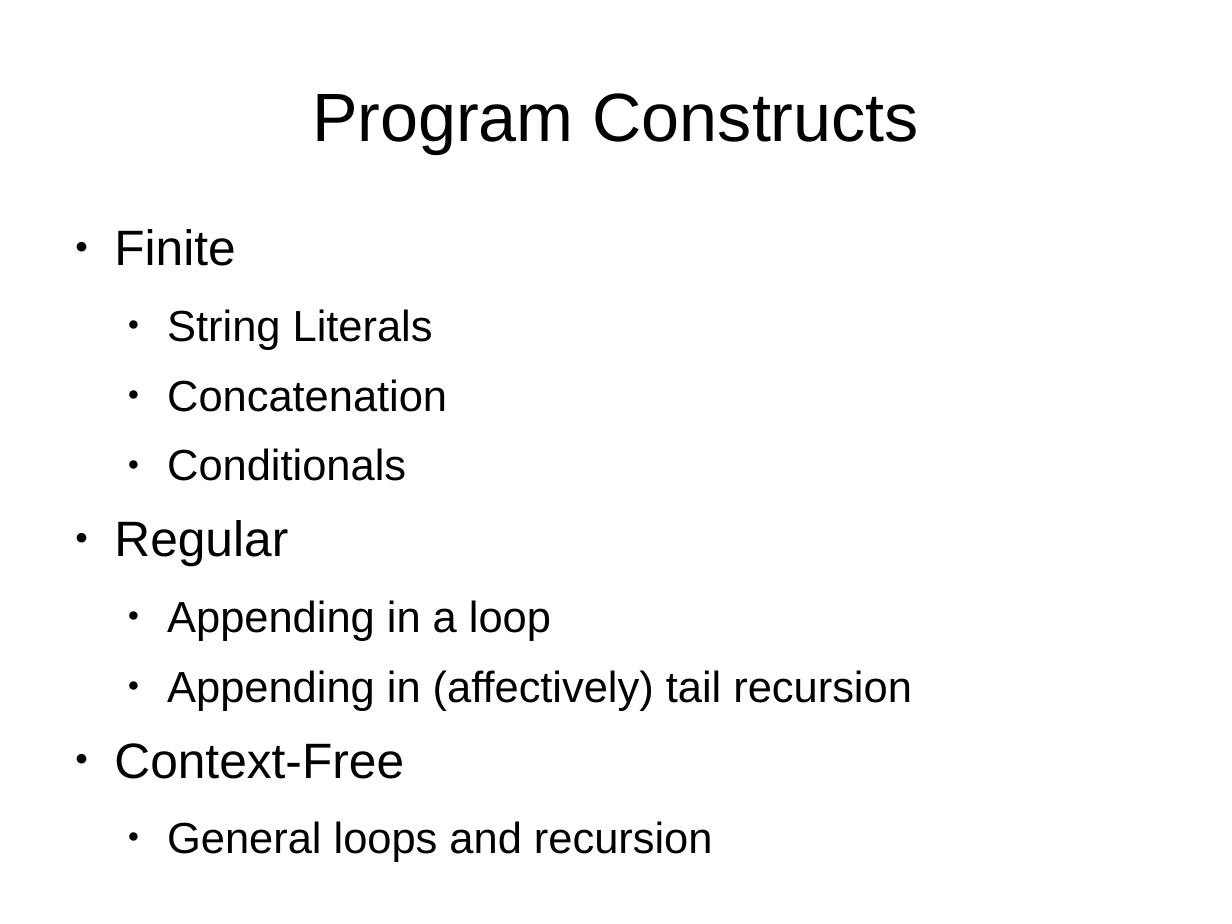
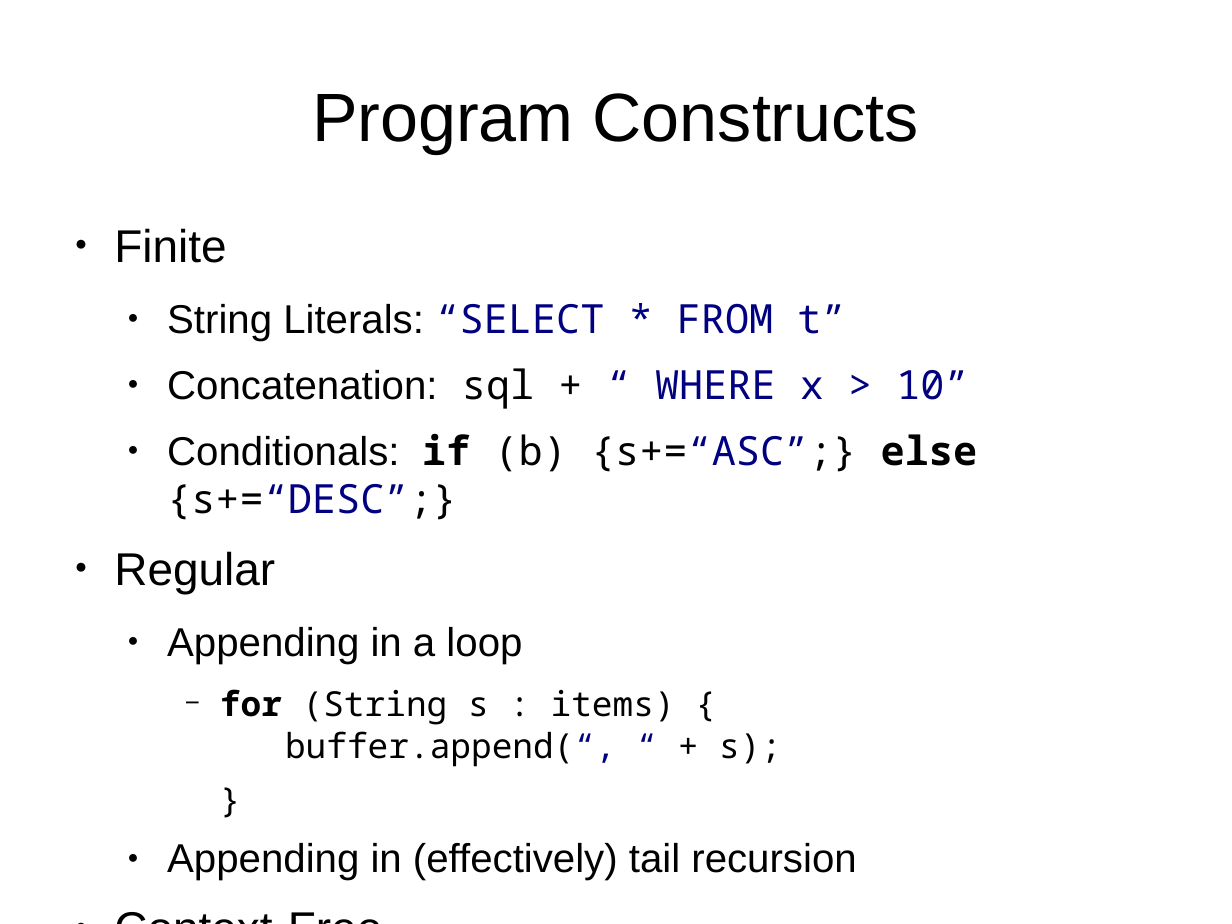
Before and after one commit to abreslav-from-google-code/abreslav, a slide deck: slide 5 of work/PL_Seminar/breslav_abstract_parsing.odp. Drawn at 1232x924 pixels with LibreOffice and Linux fonts; fonts in the diff are those of the drawing. Boxes give left, top, right and bottom in pixels: in the first picture for what was removed or moved away, otherwise in the second. Text is boxed around its words. In the diff, an @@ line names an element or a change of style, - is before the commit and + after.

```diff
--- a/work/PL_Seminar/breslav_abstract_parsing.odp
+++ b/work/PL_Seminar/breslav_abstract_parsing.odp
@@ text at <box>114,228,522,664</box>: size 32 to 29.6 pt in "Finite", "Regular", "Context-Free"; size 28 to 25.9 pt in "Appending in a loop", "General loops and recursion" @@
@@ text at <box>167,303,978,520</box>: text changed; size 28 to 25.9 pt; font Arial to Noto Sans Mono @@
-  ● String Literals
-  ● Concatenation
-  ● Conditionals
+  ● String Literals: “SELECT * FROM t”
+  ● Concatenation: sql + “ WHERE x > 10”
+  ● Conditionals: if (b) {s+=“ASC”;} else {s+=“DESC”;}
@@ text at <box>167,689,856,881</box>: text changed; size 28 to 22.2 pt; font Arial to Noto Sans Mono @@
-  ● Appending in (affectively) tail recursion
+    − for (String s : items) {
+      buffer.append(“, “ + s);
+    }
+  ● Appending in (effectively) tail recursion
```
Also in this commit, not shown: 3 other slides changed, 4 slides added.
